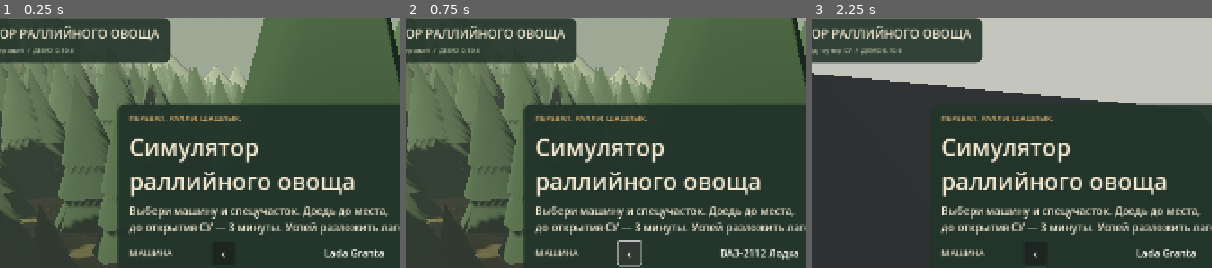
Above: before the commit, frames 1-3 (left to right).
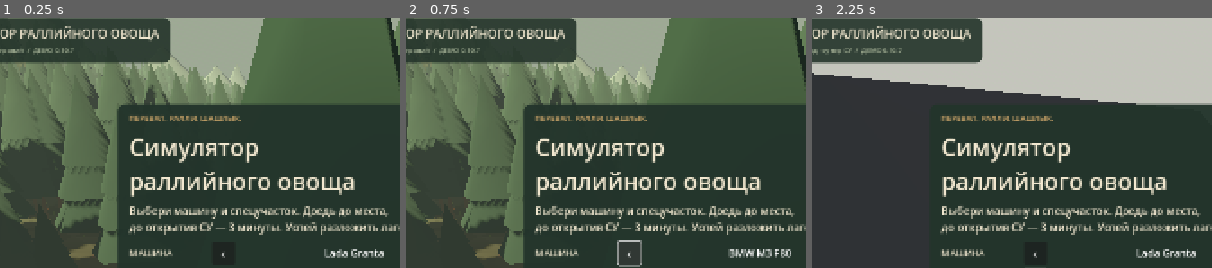
Above: after the commit, the same moments.

Repository: DaniilSmirnov/rfm-simulator
Game: Godot game, scene res://main.tscn
The game is run twice, just before and just after one commit, with the same random seed, the same clock (stepped at 60 frames per second) and the same inputs.
Inputs:
- Up to frame 1 (0.25 s): no input
- Up to frame 2 (0.75 s): click "‹" at 0.5 s
- Up to frame 3 (2.25 s): click "›" at 1.25 s; click "‹" at 2 s
The pictures show only the part of the screen within x 11-61%, y 3-53%; the shares and areas given below are measured in that part.

The runs differ from the first frame. In frame 1, less than 0.1% of the frame differs, in the area x 17-19%, y 12-14%; in frame 2, 0.6%, in the area x 17-98%, y 12-97%; in frame 3, less than 0.1%.

Commit message:
feat: add red BMW M3 F80 spectator car and multiplayer selection

Diff:
--- a/game/project.godot
+++ b/game/project.godot
@@ -3,7 +3,7 @@
 
 [application]
 config/name="Симулятор раллийного овоща"
-config/version="0.10.6"
+config/version="0.10.7"
 config/icon="res://branding/rfm-icon.svg"
 boot_splash/image="res://branding/rfm-icon.svg"
 boot_splash/show_image=true
--- a/game/scripts/props.gd
+++ b/game/scripts/props.gd
@@ -198,6 +198,7 @@
 	{"name": "Renault Logan", "color": "c6c9b9", "length": 4.35, "width": 1.73, "height": 1.53, "rear": 0.87, "glass": 0.27, "lights": "square", "grille": 0.90},
 	{"name": "Renault Duster", "color": "a58058", "length": 4.34, "width": 1.82, "height": 1.70, "rear": 1.63, "glass": 0.28, "lights": "square", "grille": 1.05},
 	{"name": "ВАЗ-2112 Лодка", "color": "283f87", "length": 4.17, "width": 1.68, "height": 1.47, "rear": 0.98, "glass": 0.30, "lights": "square", "grille": 0.75},
+	{"name": "BMW M3 F80", "color": "c92530", "length": 4.68, "width": 1.88, "height": 1.46, "rear": 1.00, "glass": 0.40, "lights": "slim", "grille": 0.80},
 ]
 
 # A closed faceted shell with bevelled cross-sections. Each model has its own
@@ -358,10 +359,126 @@
 		box(root, Vector3(0, 1.83, z), Vector3(0.055, 0.38, 0.055), Color("202a2d"))
 	return root
 
+
+static func player_car_m3_f80() -> Node3D:
+	var root = Node3D.new()
+	root.name = "PlayerCar_9"
+	root.set_meta("model", "BMW M3 F80")
+	root.set_meta("variant", 9)
+	var paint = Color("c92530")
+	var black = Color("171d23")
+	var glass = Color("263c4a")
+	var silver = Color("929ca3")
+	# Wide four-door sedan: long bonnet, rearward cabin and separate short boot.
+	var body = car_shell(root, [
+		Vector4(-2.34, 0.84, 0.34, 0.79),
+		Vector4(-1.91, 0.93, 0.33, 0.91),
+		Vector4(-1.42, 0.98, 0.33, 0.96),
+		Vector4(-0.98, 0.93, 0.33, 1.00),
+		Vector4(0.66, 0.93, 0.33, 0.99),
+		Vector4(1.39, 1.00, 0.33, 1.00),
+		Vector4(1.84, 0.96, 0.34, 0.99),
+		Vector4(2.34, 0.86, 0.36, 0.88)
+	], paint)
+	body.name = "BodyShellM3F80"
+	body.material_override.roughness = 0.38
+	var cabin = car_shell(root, [
+		Vector4(-0.99, 0.78, 0.98, 1.04),
+		Vector4(-0.43, 0.71, 0.98, 1.40),
+		Vector4(0.57, 0.70, 0.98, 1.41),
+		Vector4(1.20, 0.77, 0.98, 1.06)
+	], glass)
+	cabin.name = "GlassCabinM3F80"
+	var roof = car_shell(root, [
+		Vector4(-0.45, 0.72, 1.39, 1.44),
+		Vector4(-0.15, 0.73, 1.41, 1.46),
+		Vector4(0.57, 0.71, 1.40, 1.45)
+	], black)
+	roof.name = "CarbonRoofM3"
+	var bonnet = car_shell(root, [
+		Vector4(-1.91, 0.26, 0.89, 0.94),
+		Vector4(-1.40, 0.31, 0.93, 1.01),
+		Vector4(-1.03, 0.27, 0.96, 1.03)
+	], paint)
+	bonnet.name = "BonnetPowerDome"
+	for side in [-1.0, 1.0]:
+		car_beam(root, Vector3(side * 0.79, 1.01, -1.00), Vector3(side * 0.72, 1.42, -0.44), 0.065, paint)
+		car_beam(root, Vector3(side * 0.78, 1.01, 0.14), Vector3(side * 0.71, 1.42, 0.14), 0.055, black)
+		car_beam(root, Vector3(side * 0.71, 1.43, 0.58), Vector3(side * 0.80, 1.02, 1.23), 0.085, paint)
+		# Two door handles, seams and an angular rear quarter window on each side.
+		for z in [-0.03, 0.89]:
+			box(root, Vector3(side * 0.935, 0.90, z), Vector3(0.025, 0.035, 0.16), paint.lightened(0.12))
+		for z in [-0.92, 0.18, 1.05]:
+			car_beam(root, Vector3(side * 0.936, 0.45, z), Vector3(side * 0.937, 0.94, z), 0.012, paint.darkened(0.32))
+		box(root, Vector3(side * 0.95, 0.36, 0.10), Vector3(0.12, 0.10, 2.80), paint.darkened(0.18)).name = "SideSkirt_%s" % side
+		box(root, Vector3(side * 0.951, 0.81, -1.00), Vector3(0.02, 0.12, 0.28), black)
+		box(root, Vector3(side * 1.00, 1.12, -0.86), Vector3(0.25, 0.13, 0.22), black)
+		car_beam(root, Vector3(side * 0.81, 1.09, -0.76), Vector3(side * 0.98, 1.12, -0.86), 0.05, paint)
+		for wheel_index in range(2):
+			var z = -1.42 if wheel_index == 0 else 1.39
+			var wheel = cylinder(root, Vector3(side * 0.94, 0.36, z), 0.36, 0.36, 0.26, black, 16)
+			wheel.rotation.z = PI / 2
+			wheel.name = "M3Wheel_%s_%d" % [side, wheel_index]
+			var rim = cylinder(root, Vector3(side * 1.077, 0.36, z), 0.27, 0.27, 0.018, Color("252a30"), 16)
+			rim.rotation.z = PI / 2
+			# Ten split spokes and a small blue centre cap.
+			for spoke in range(10):
+				var angle = spoke * TAU / 10.0
+				car_beam(root, Vector3(side * 1.094, 0.36 + sin(angle) * 0.06, z + cos(angle) * 0.06), Vector3(side * 1.094, 0.36 + sin(angle + 0.10) * 0.25, z + cos(angle + 0.10) * 0.25), 0.025, silver)
+			var cap = cylinder(root, Vector3(side * 1.106, 0.36, z), 0.055, 0.055, 0.025, Color("316c9e"), 8)
+			cap.rotation.z = PI / 2
+			# Faceted painted lips outline the widened arches.
+			for segment in range(10):
+				var start = segment * PI / 10.0
+				var finish = (segment + 1) * PI / 10.0
+				car_beam(root, Vector3(side * 1.01, 0.36 + sin(start) * 0.40, z + cos(start) * 0.40), Vector3(side * 1.01, 0.36 + sin(finish) * 0.40, z + cos(finish) * 0.40), 0.065, paint)
+	# Separate kidney grilles with vertical slats, joining angular twin-projector lamps.
+	for side in [-1.0, 1.0]:
+		var kidney = box(root, Vector3(side * 0.215, 0.82, -2.355), Vector3(0.38, 0.22, 0.035), silver)
+		kidney.name = "KidneyGrille_%s" % side
+		box(root, Vector3(side * 0.215, 0.82, -2.379), Vector3(0.33, 0.18, 0.025), black)
+		for slat in range(5):
+			box(root, Vector3(side * 0.215 - 0.12 + slat * 0.06, 0.82, -2.397), Vector3(0.018, 0.17, 0.013), Color("515960"))
+		quad_panel(root, PackedVector3Array([
+			Vector3(side * 0.42, 0.73, -2.37), Vector3(side * 0.86, 0.78, -2.29),
+			Vector3(side * 0.84, 0.94, -2.27), Vector3(side * 0.42, 0.92, -2.37)
+		]), black).name = "HeadlightM3_%s" % side
+		for eye in range(2):
+			var x = side * (0.51 + eye * 0.20)
+			var z = -2.39 + eye * 0.043
+			box(root, Vector3(x, 0.81, z), Vector3(0.115, 0.025, 0.02), Color("edf4ff"))
+			for edge in [-1.0, 1.0]:
+				var led = box(root, Vector3(x + edge * 0.06, 0.846, z), Vector3(0.022, 0.07, 0.02), Color("edf4ff"))
+				led.rotation.z = edge * 0.24
+		box(root, Vector3(side * 0.66, 0.52, -2.34), Vector3(0.39, 0.23, 0.07), black)
+		box(root, Vector3(side * 0.66, 0.51, -2.384), Vector3(0.33, 0.027, 0.015), Color("424b50"))
+	box(root, Vector3(0, 0.44, -2.37), Vector3(0.81, 0.17, 0.055), black).name = "M3LowerIntake"
+	box(root, Vector3(0, 0.33, -2.38), Vector3(1.79, 0.065, 0.17), black)
+	box(root, Vector3(0, 0.62, -2.39), Vector3(0.43, 0.11, 0.025), Color("e4e4dd"))
+	var badge = cylinder(root, Vector3(0, 0.92, -2.32), 0.045, 0.045, 0.012, Color("3674ac"), 8)
+	badge.rotation.x = PI / 2
+	# L-shaped rear lamps, boot lip, black diffuser and four exhaust tips.
+	box(root, Vector3(0, 1.015, 2.03), Vector3(1.67, 0.045, 0.12), black).name = "M3BootLip"
+	box(root, Vector3(0, 0.40, 2.35), Vector3(1.66, 0.18, 0.075), black).name = "M3RearDiffuser"
+	for side in [-1.0, 1.0]:
+		box(root, Vector3(side * 0.62, 0.84, 2.354), Vector3(0.47, 0.17, 0.04), Color("721c27")).name = "TaillightM3_%s" % side
+		box(root, Vector3(side * 0.62, 0.89, 2.38), Vector3(0.43, 0.028, 0.018), Color("eb4544"))
+		box(root, Vector3(side * 0.82, 0.84, 2.38), Vector3(0.028, 0.10, 0.018), Color("eb4544"))
+		for tip in range(2):
+			var pipe = cylinder(root, Vector3(side * (0.52 + tip * 0.16), 0.36, 2.42), 0.065, 0.065, 0.18, silver, 10)
+			pipe.rotation.x = PI / 2
+			pipe.name = "M3Exhaust_%s_%d" % [side, tip]
+			var opening = cylinder(root, Vector3(side * (0.52 + tip * 0.16), 0.36, 2.515), 0.047, 0.047, 0.012, black, 10)
+			opening.rotation.x = PI / 2
+	box(root, Vector3(0, 0.71, 2.385), Vector3(0.43, 0.13, 0.025), Color("e4e4dd"))
+	return root
+
 static func player_car(variant: int = 0) -> Node3D:
 	variant = posmod(variant, PLAYER_MODELS.size())
 	if variant == 8:
 		return player_car_2112_boat()
+	if variant == 9:
+		return player_car_m3_f80()
 	var p: Dictionary = PLAYER_MODELS[variant]
 	var shapes = [
 		[-0.87, -0.40, 0.57, 1.07, 0.72, 0.77], # Granta: compact cabin, high boot.
--- a/game/tests/test_food_fleet.gd
+++ b/game/tests/test_food_fleet.gd
@@ -14,7 +14,7 @@
 func run() -> void:
 	var names = {}
 	var shapes = {}
-	for i in range(9):
+	for i in range(Props.PLAYER_MODELS.size()):
 		var car = Props.player_car(i)
 		names[car.get_meta("model")] = true
 		var signature = ""
@@ -23,7 +23,7 @@
 				signature += str(part.mesh.get_aabb(), part.transform)
 		shapes[signature] = true
 		car.free()
-	check(names.size() == 9 and shapes.size() == 9, "nine models have different names and geometry")
+	check(names.size() == 10 and shapes.size() == 10, "ten models have different names and geometry")
 	var host = load("res://main.tscn").instantiate()
 	var guest = load("res://main.tscn").instantiate()
 	root.add_child(host)
--- a/game/tests/test_selection.gd
+++ b/game/tests/test_selection.gd
@@ -32,10 +32,12 @@
 	for game in [host, guest]:
 		game.set_process(false)
 		game.room.set_process(false)
-	check(host.car_choice.item_count == 9 and host.stage_choice.item_count == 3, "menu offers eight cars and three stages")
+	check(host.car_choice.item_count == 10 and host.stage_choice.item_count == 3, "menu offers ten cars and three stages")
 	host.car_choice.cycle(-1)
-	check(host.selected_car == 8 and host.car.get_meta("model") == "ВАЗ-2112 Лодка", "previous arrow wraps through all selectable car models")
+	check(host.selected_car == 9 and host.car.get_meta("model") == "BMW M3 F80", "previous arrow wraps to red M3 F80")
+	host.select_player_car(8)
 	check(host.car.get_node_or_null("BodyShell2112") != null and host.car.get_node_or_null("Roof2112") != null, "2112 has dedicated body, short roof and sloped-glasshouse geometry")
+	host.car_choice.select(9)
 	host.car_choice.cycle(1)
 	check(host.selected_car == 0, "next arrow returns to first car")
 	host.car_choice.item_selected.emit(5)
@@ -67,6 +69,13 @@
 	check(host.stage.trees == guest.stage.trees and host.stage.points == guest.stage.points, "winter forest and terrain match on every client")
 	host.room._update_peers([{"id": "guest", "name": "Друг", "slot": 1, "car_model": 2, "state": guest.room.local_state()}])
 	check(host.room.peers.guest.car.get_meta("model") == "Lada Niva", "peer model uses selected car instead of room slot")
+	guest.select_player_car(9)
+	host.room._update_peers([{"id": "guest", "name": "Друг", "slot": 1, "car_model": 9, "state": guest.room.local_state()}])
+	check(host.room.peers.guest.car.get_meta("model") == "BMW M3 F80" and host.room.peers.guest.car.get_node_or_null("BodyShellM3F80") != null, "friends receive dedicated BMW geometry")
+	var body = guest.car.get_node("BodyShellM3F80")
+	check(body.material_override.albedo_color.is_equal_approx(Color("c92530")), "BMW body has requested red paint")
+	check(guest.car.get_node_or_null("KidneyGrille_-1.0") != null or guest.car.get_children().any(func(n): return str(n.name).begins_with("KidneyGrille")), "BMW has separate kidney grille geometry")
+	check(guest.car.get_children().filter(func(n): return str(n.name).begins_with("M3Exhaust")).size() == 4, "BMW has four visible exhaust tips")
 	host.stage.fell(0, Vector3.RIGHT)
 	host.stage.update_fallen(2)
 	guest.room.apply_world(host.room.world_state())
Not shown, changed: README.md
Not shown, changed: package-lock.json
Not shown, changed: package.json
Not shown, changed: server/room-core.mjs
Not shown, changed: tests/room-core.test.mjs
